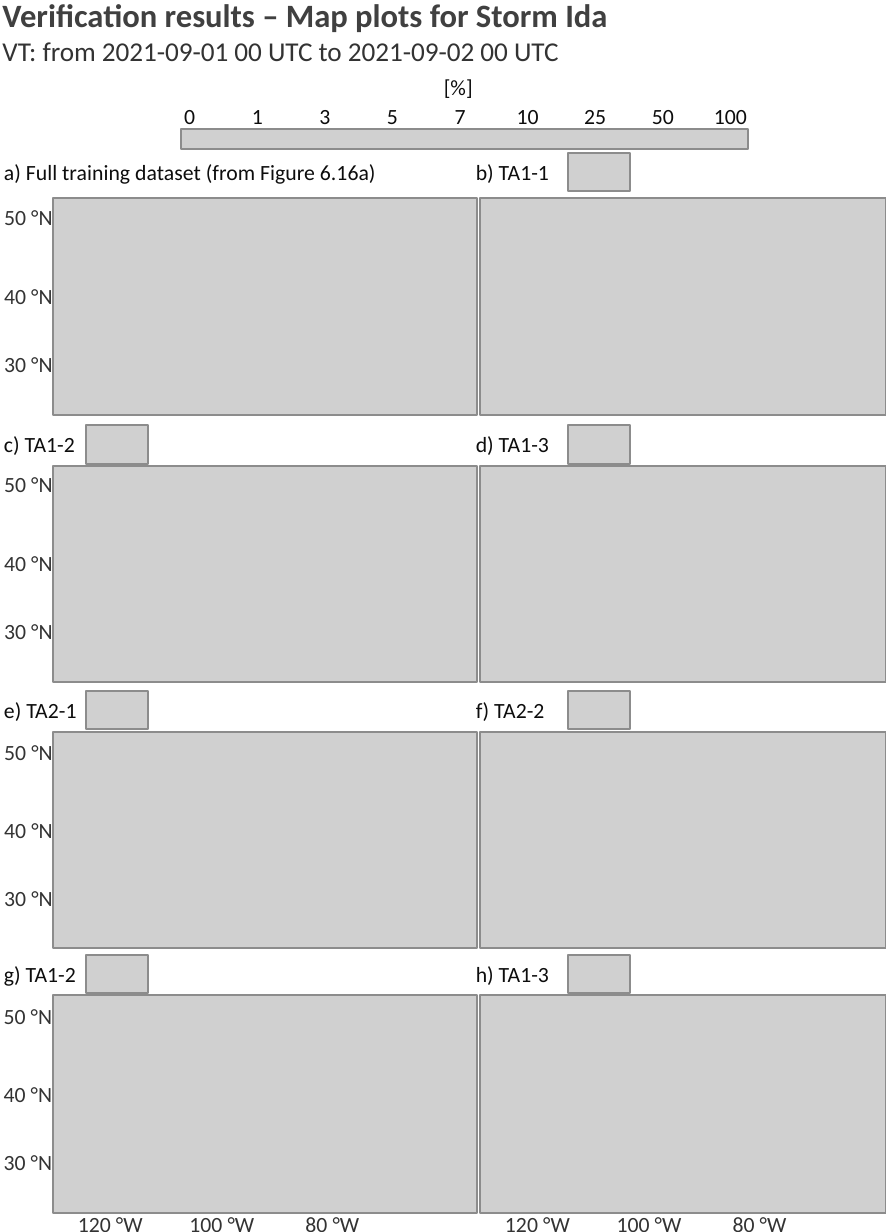
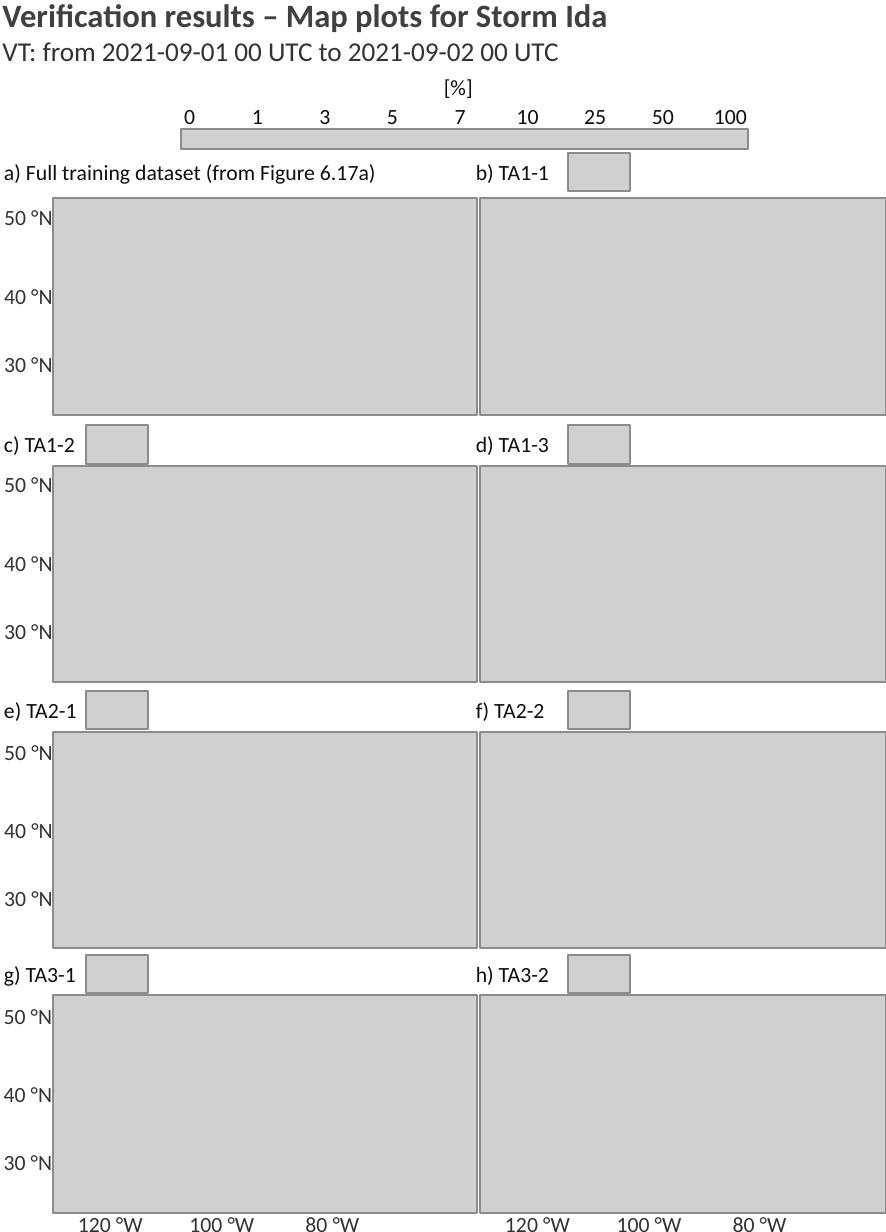
Before and after one commit to FatimaPillosu/thesis, a slide deck: slide 1 of chapter_07/figures/verif_map_plots_sa.pptx. Drawn at 886x1232 pixels with LibreOffice and Linux fonts; fonts in the diff are those of the drawing; grey boxes stand for pictures. Boxes give left, top, right and bottom in pixels: in the first picture for what was removed or moved away, otherwise in the second. Text is boxed around its words. In the diff, an @@ line names an element or a change of style, - is before the commit and + after.

Commit message:
Improved figures map plots sa

```diff
--- a/chapter_07/figures/verif_map_plots_sa.pptx
+++ b/chapter_07/figures/verif_map_plots_sa.pptx
@@ text at box(4, 164, 376, 184): text changed @@
-a) Full training dataset (from Figure 6.16a)
+a) Full training dataset (from Figure 6.17a)
@@ text at box(4, 966, 76, 986): text changed @@
-g) TA1-2
+g) TA3-1
@@ text at box(476, 966, 549, 985): text changed @@
-h) TA1-3
+h) TA3-2
```
Also in this commit, not shown: 1 other file.
